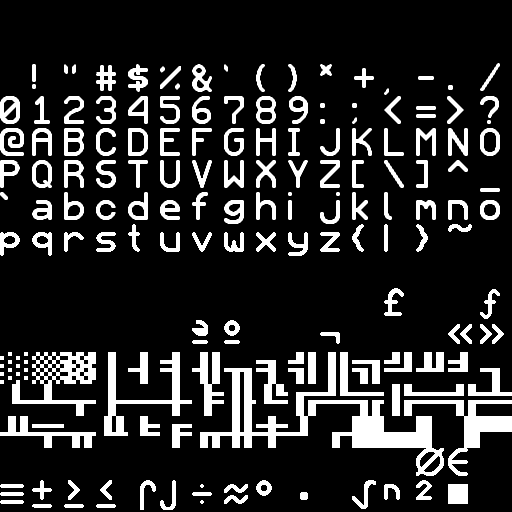
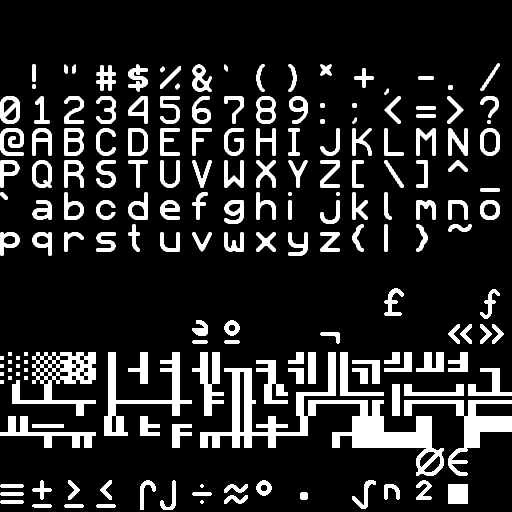
The second (512, 512) image is a revision of the first. Changes to its layers:
pixels changed over box(0, 204, 472, 256) (layer not identified)
